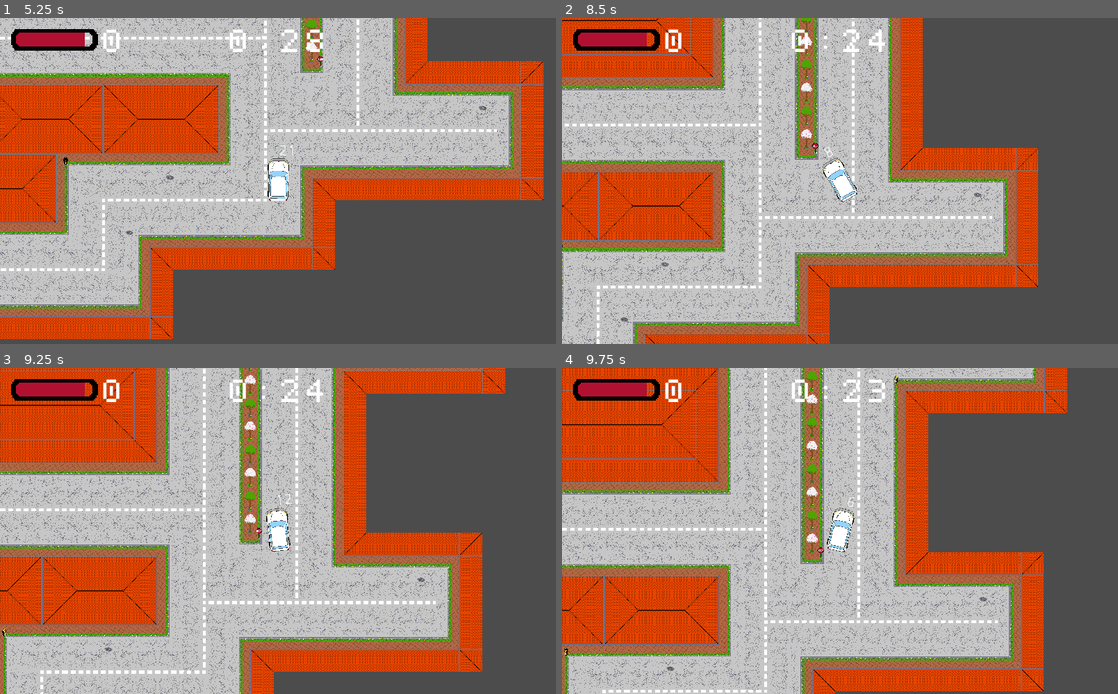
Above: before the commit, frames 1-4 (two rows, left to right).
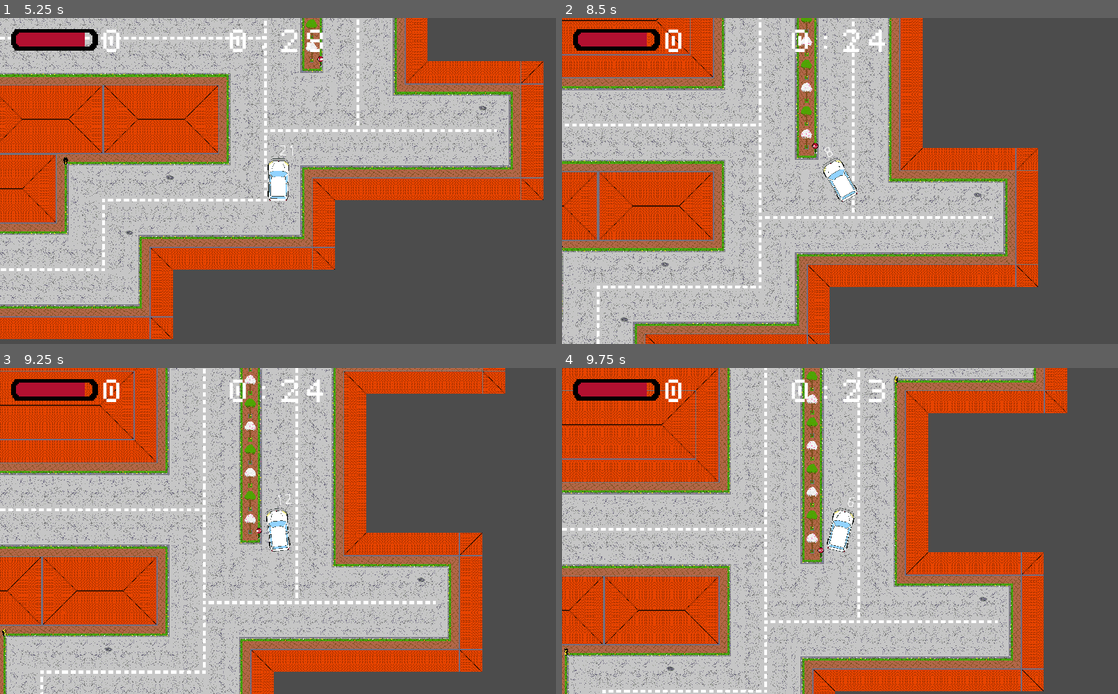
Above: after the commit, the same moments.

Repository: pastra98/DriveMeInsane
Game: Godot game, scene res://main/Main.tscn
Same seed, same stepped clock (60 frames per second), same inputs: the game is played once before the commit and once after it.
Inputs:
- Up to frame 1 (5.25 s): click "Start Level 1" at 0.5 s; click "Start Level!" at 1.25 s; tap Enter at 2 s; hold Right (ui_right) 2.03-2.78 s; tap 1 at 2.1, 4.35 s; tap Space (ui_select) at 2.27, 2.75, 3.02, 4.52 s; hold Down (ui_down) 2.78-3.53 s; tap 2 at 2.85, 5.1 s; hold Right (ui_right) 3.53-4.28 s; tap F at 3.6 s; hold Up (ui_up) 4.28-5.03 s; hold Left (ui_left) from 5.03 s (still down)
- Up to frame 2 (8.5 s): tap Space (ui_select) at 5.27, 6.02, 7.52, 8.27 s; tap F at 5.85, 8.1 s; release Left (ui_left) at 6.53 s; hold Down (ui_down) 6.53-7.28 s; tap 1 at 6.6 s; hold Right (ui_right) 7.28-8.03 s; tap 2 at 7.35 s; hold Up (ui_up) from 8.03 s (still down)
- Up to frame 3 (9.25 s): release Up (ui_up) at 8.78 s; hold Right (ui_right) from 8.78 s (still down); tap 1 at 8.85 s; tap Space (ui_select) at 9.02 s
- Up to frame 4 (9.75 s): release Right (ui_right) at 9.53 s; hold Down (ui_down) from 9.53 s (still down); tap 2 at 9.6 s

Frame 1 is identical in both runs. In frame 2, 0.6% of the frame differs, in the area x 0-85%, y 0-100%; in frame 3, less than 0.1%; in frame 4, nothing differs.

Commit message:
implement broadcasts

Diff:
--- a/src/passengers/effects/too_close.gd
+++ b/src/passengers/effects/too_close.gd
@@ -1,7 +1,7 @@
 class_name TooCloseSensibility
 extends Area2D
 
-signal inc_insanity(amt, reason)
+signal change_insanity(amt, reason, is_broadcast)
 onready var player = $"/root/Main/Level".player
 
 var too_fast: int
@@ -33,7 +33,7 @@
 
 func _on_body_entered(body:Node):
     if body.is_in_group("static_env") and player.get_current_kph() > too_fast and not is_on_cooldown:
-        emit_signal("inc_insanity", insanity_effect, "Too close!!")
+        emit_signal("change_insanity", insanity_effect, "Too close!!", false)
         get_node(name + "Timer").start(cooldown)
         is_on_cooldown = true
 
--- a/src/passengers/effects/too_fast.gd
+++ b/src/passengers/effects/too_fast.gd
@@ -1,7 +1,7 @@
 class_name TooFastSensibility
 extends Node2D
 
-signal inc_insanity(amt, reason)
+signal change_insanity(amt, reason, is_broadcast)
 onready var player = $"/root/Main/Level".player
 
 var too_fast: int
@@ -17,9 +17,8 @@
     name = "TooFast"
 
 func _physics_process(delta):
-    print("I'm active!!!")
     if player.get_current_kph() > too_fast and not is_on_cooldown:
-        emit_signal("inc_insanity", insanity_effect, "Too fast!!")
+        emit_signal("change_insanity", insanity_effect, "Too fast!!", false)
         get_node(name + "Timer").start(cooldown)
         is_on_cooldown = true
 
--- a/src/passengers/effects/too_slow.gd
+++ b/src/passengers/effects/too_slow.gd
@@ -1,7 +1,7 @@
 class_name TooSlowSensibility
 extends Node2D
 
-signal inc_insanity(amt, reason)
+signal change_insanity(amt, reason, is_broadcast)
 onready var player = $"/root/Main/Level".player
 
 var too_slow: int
@@ -18,7 +18,7 @@
 
 func _physics_process(delta):
     if player.get_current_kph() < too_slow and not is_on_cooldown:
-        emit_signal("inc_insanity", insanity_effect, "Too Slow!!")
+        emit_signal("change_insanity", insanity_effect, "Too Slow!!", false)
         get_node(name + "Timer").start(cooldown)
         is_on_cooldown = true
         # this needs to not trigger when car is standing still at the start
--- a/src/passengers/passenger.gd
+++ b/src/passengers/passenger.gd
@@ -35,9 +35,13 @@
     add_child(sound_player)
 
 
-func insanity_change(change_by, reason):
+func insanity_change(change_by, reason, is_broadcast):
     if raging:
-        return # do not register any insanity changes while ranging
+        return # do not register any insanity changes while raging
+    # if it is a broadcast, it should only affect other passengers
+    if is_broadcast:
+        get_parent().change_everyones_insanity(self, change_by, reason)
+        return
     # TODO: play some sounds here also
     insanity = min(insanity + change_by, 100)
     emit_signal("new_insanity", insanity, reason)
@@ -106,7 +110,7 @@
             cooldown_timer.name = new_sensibility.name + "Timer"
             cooldown_timer.connect("timeout", new_sensibility, "cooldown_over")
             new_sensibility.add_child(cooldown_timer)
-            new_sensibility.connect("inc_insanity", self, "insanity_change")
+            new_sensibility.connect("change_insanity", self, "insanity_change")
             add_child(new_sensibility)
             sensibilities.append(new_sensibility)
 
@@ -135,4 +139,4 @@
 
 func _on_rage_cooldown_finished():
     raging = false
-    insanity_change(-100, "Ok, drive careful now")
+    insanity_change(-100, "Ok, drive careful now", false)
--- a/src/player/Player.tscn
+++ b/src/player/Player.tscn
@@ -9,6 +9,7 @@
 [ext_resource path="res://audio/crashes/collision_light_3.wav" type="AudioStream" id=7]
 [ext_resource path="res://audio/crashes/collision_light_2.wav" type="AudioStream" id=8]
 [ext_resource path="res://audio/sounds/tire_squeal_trimmed.wav" type="AudioStream" id=9]
+[ext_resource path="res://player/passenger_manager.gd" type="Script" id=10]
 
 [sub_resource type="CapsuleShape2D" id=14]
 radius = 23.2
@@ -108,6 +109,7 @@
 speed_scale = 2.0
 
 [node name="PassengerManager" type="Node2D" parent="Car"]
+script = ExtResource( 10 )
 
 [node name="Sounds" type="Node2D" parent="Car"]
 
--- /dev/null
+++ b/src/player/passenger_manager.gd
@@ -0,0 +1,12 @@
+extends Node2D
+
+
+func _ready():
+    pass # Replace with function body.
+
+
+func change_everyones_insanity(responsible_passenger: Passenger, change_by: int, reason: String):
+    print("heya")
+    for passenger in get_children():
+        if passenger != responsible_passenger:
+            passenger.insanity_change(change_by, reason, false)
Not shown: 1 places in src/player/Player.tscn that only renumber resources
